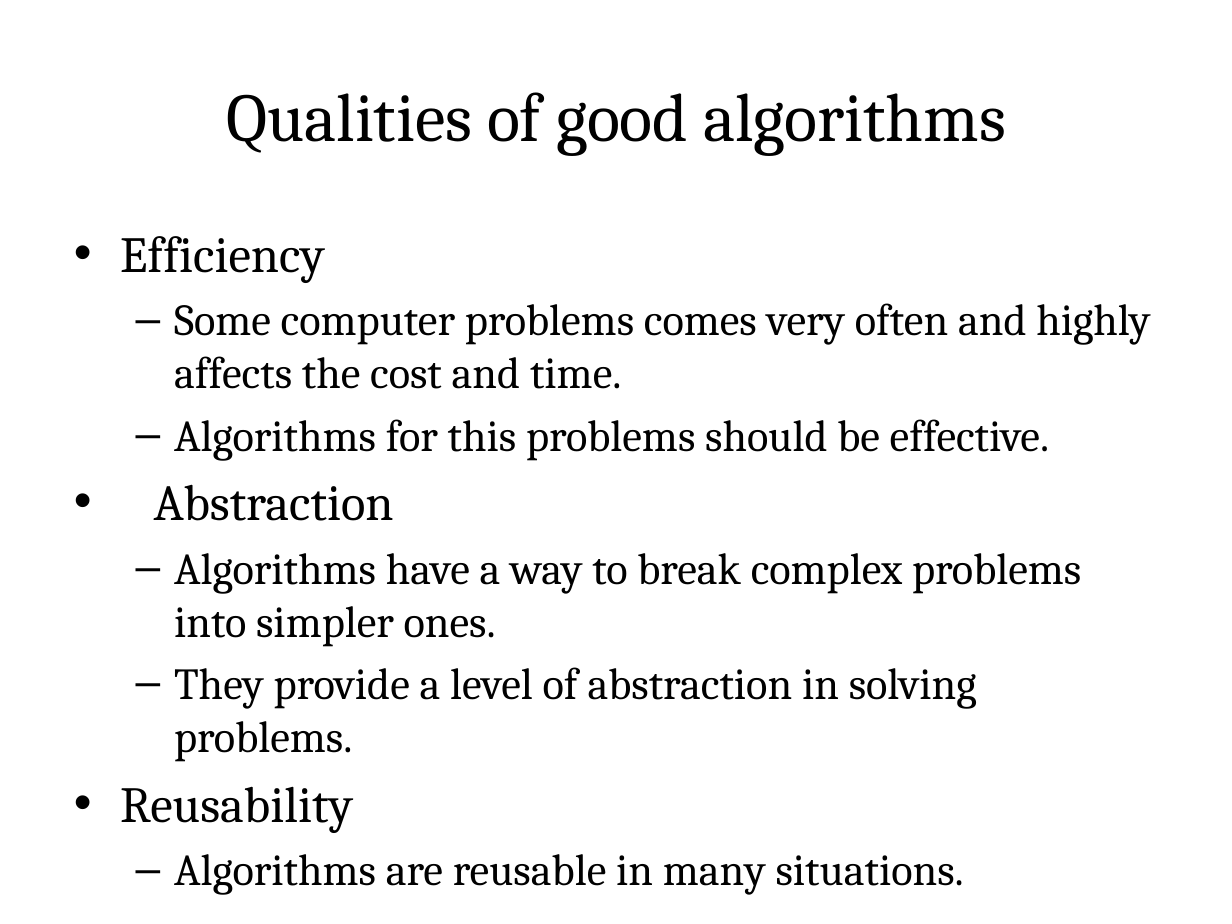
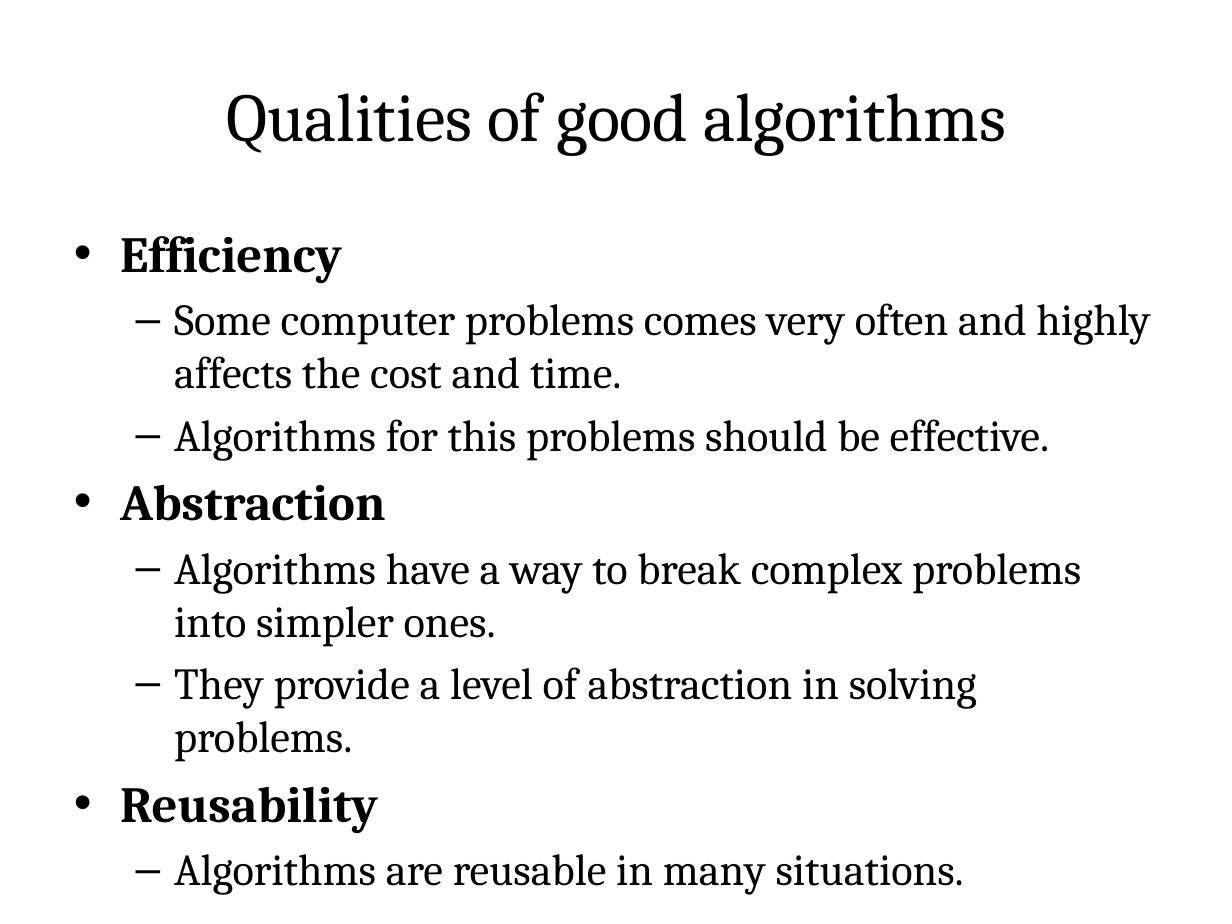
Before and after one commit to rajasekaran36/GE8151-Problem-Solving-and-Python-Programming, a slide deck: slide 10 of Slides/Unit 1/GE8151-U1-1-Algorithms.pptx. Drawn at 1232x924 pixels with LibreOffice and Linux fonts; fonts in the diff are those of the drawing. Boxes give left, top, right and bottom in pixels: in the first picture for what was removed or moved away, otherwise in the second. Text is boxed around its words. In the diff, an @@ line names an element or a change of style, - is before the commit and + after.

```diff
--- a/Slides/Unit 1/GE8151-U1-1-Algorithms.pptx
+++ b/Slides/Unit 1/GE8151-U1-1-Algorithms.pptx
@@ text at [120,236,385,833]: bold on in "Efficiency", "Abstraction", "Reusability" @@
```
Also in this commit, not shown: 3 other slides changed, 3 other files.
